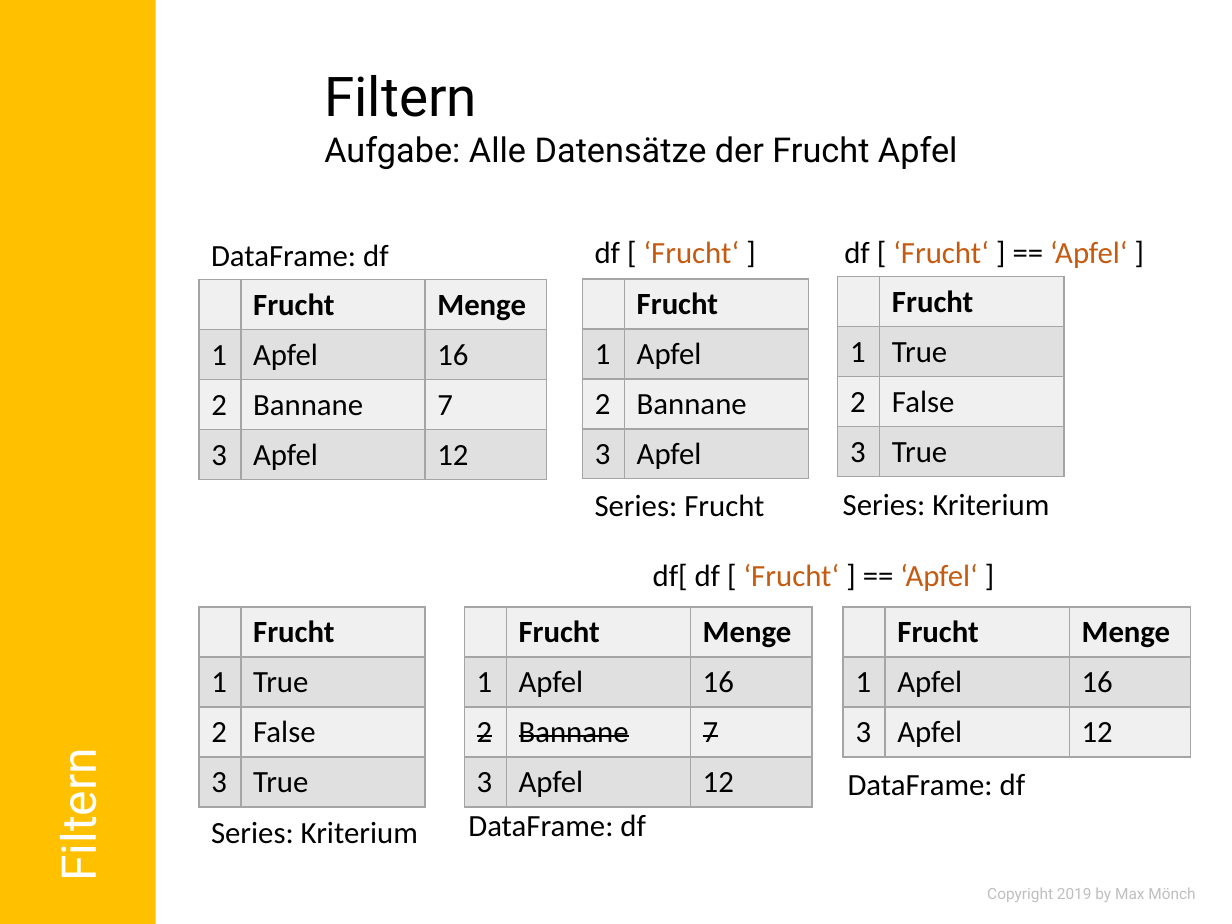
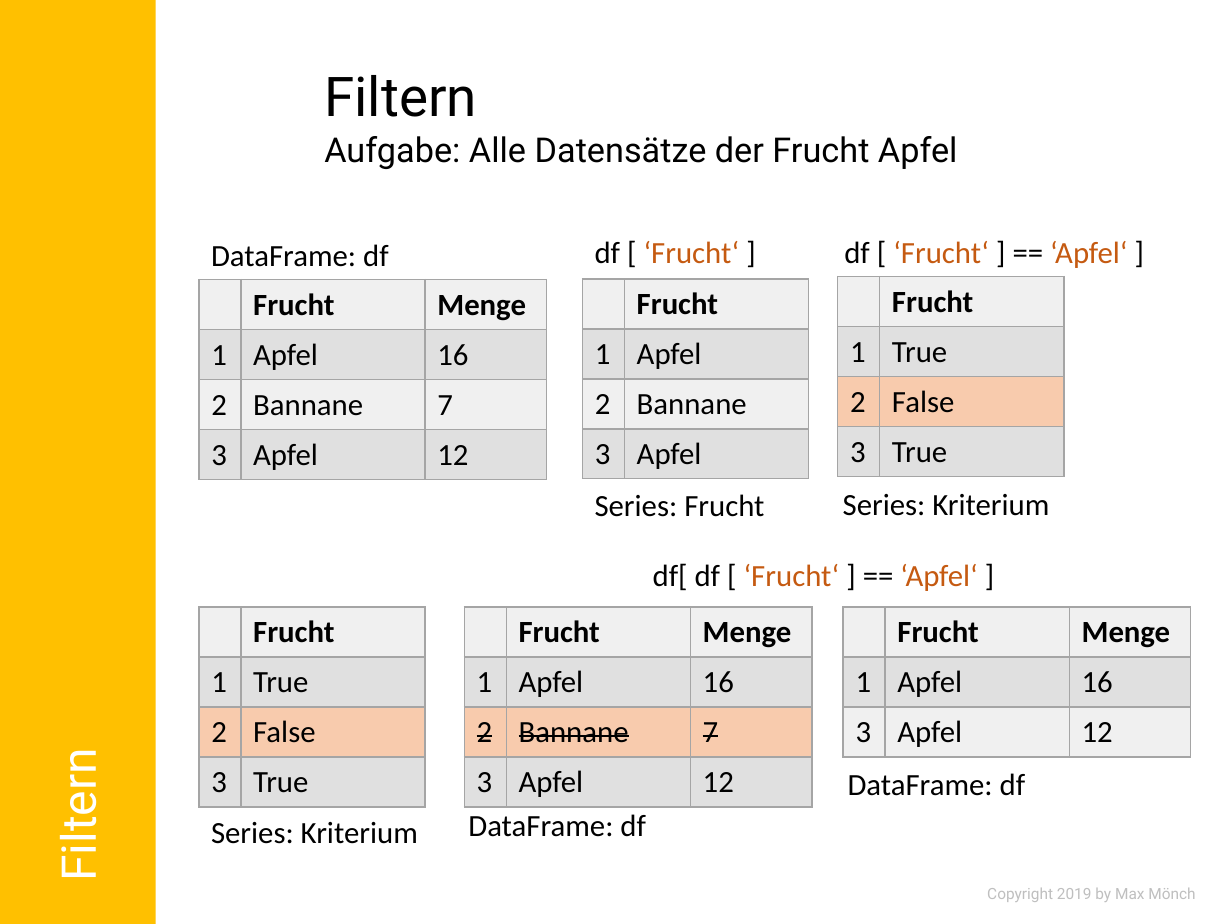
Before and after one commit to MonksterFX/pandas-basic, a slide deck: slide 16 of praesentation/pandas-basic.pptx (slide 15 before the commit). Drawn at 1232x924 pixels with LibreOffice and Linux fonts; fonts in the diff are those of the drawing; background and template pictures are left out. Boxes give left, top, right and bottom in pixels: in the first picture for what was removed or moved away, otherwise in the second. Text is boxed around its words. In the diff, an @@ line names an element or a change of style, - is before the commit and + after.

```diff
--- a/praesentation/pandas-basic.pptx
+++ b/praesentation/pandas-basic.pptx
@@ table at bbox=[838, 277, 1064, 477] @@
@@ fill #F0F0F0 to #F8CBAD in row 3 @@
@@ table at bbox=[198, 607, 425, 807] @@
@@ fill #F0F0F0 to #F8CBAD in row 3 @@
@@ table at bbox=[464, 607, 813, 807] @@
@@ fill #F0F0F0 to #F8CBAD in row 3 @@
```
Also in this commit, not shown: 1 other slide changed, 2 slides added, 13 other files.
